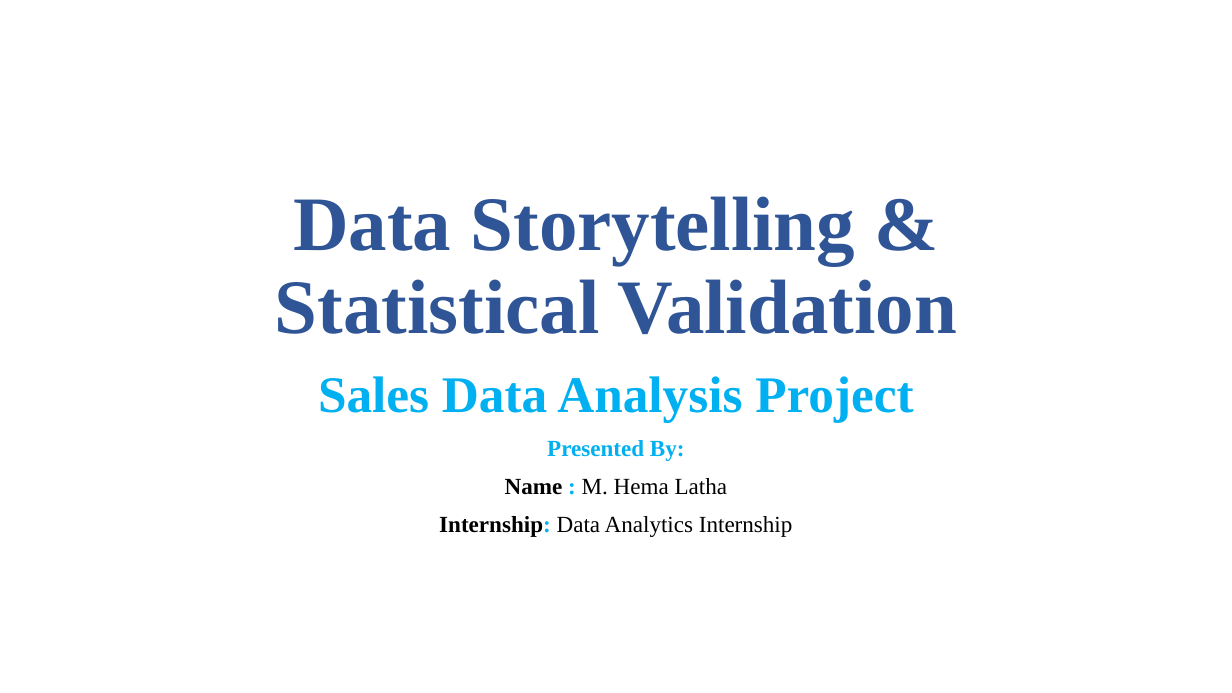
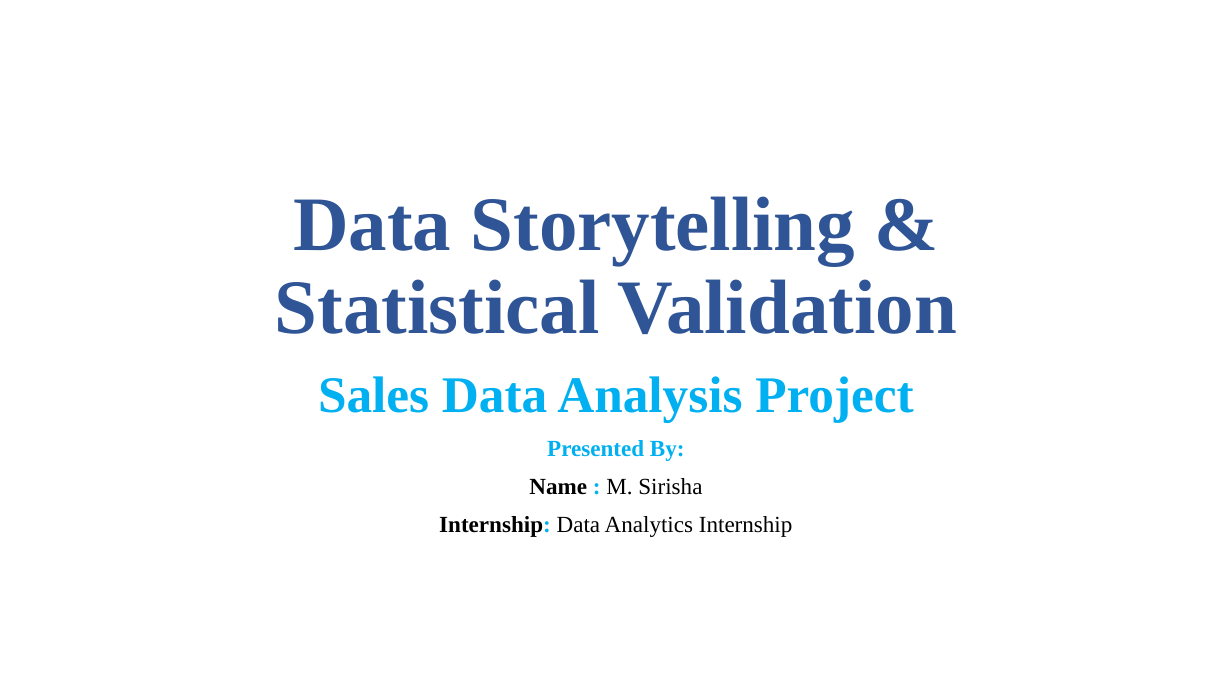
Before and after one commit to MittaSirisha/DATA-ANALYTICS, a slide deck: slide 1 of Task-4 Data Storytelling & Statistical Validation/Power Point presentation/Data Storytelling & Statistical Validation.pptx. Drawn at 1232x693 pixels with LibreOffice and Linux fonts; fonts in the diff are those of the drawing. Boxes give left, top, right and bottom in pixels: in the first picture for what was removed or moved away, otherwise in the second. Text is boxed around its words. In the diff, an @@ line names an element or a change of style, - is before the commit and + after.

```diff
--- a/Task-4 Data Storytelling & Statistical Validation/Power Point presentation/Data Storytelling & Statistical Validation.pptx
+++ b/Task-4 Data Storytelling & Statistical Validation/Power Point presentation/Data Storytelling & Statistical Validation.pptx
@@ subtitle at [529, 478, 702, 495]: text changed @@
-Name : M. Hema Latha
+Name : M. Sirisha
```
